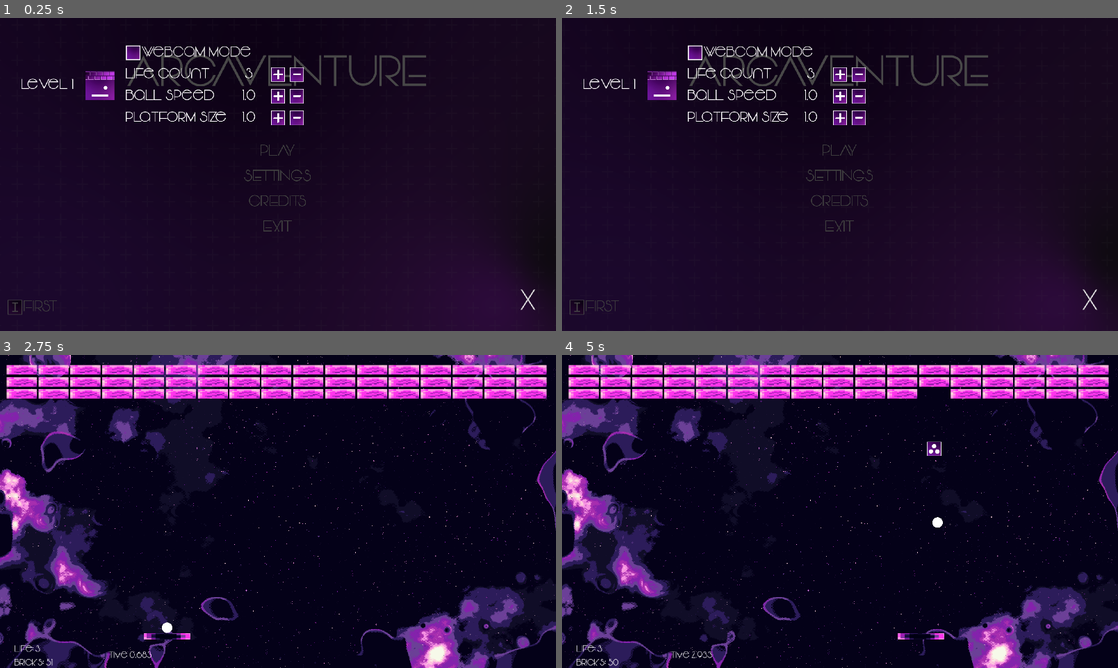
Above: before the commit, frames 1-4 (two rows, left to right).
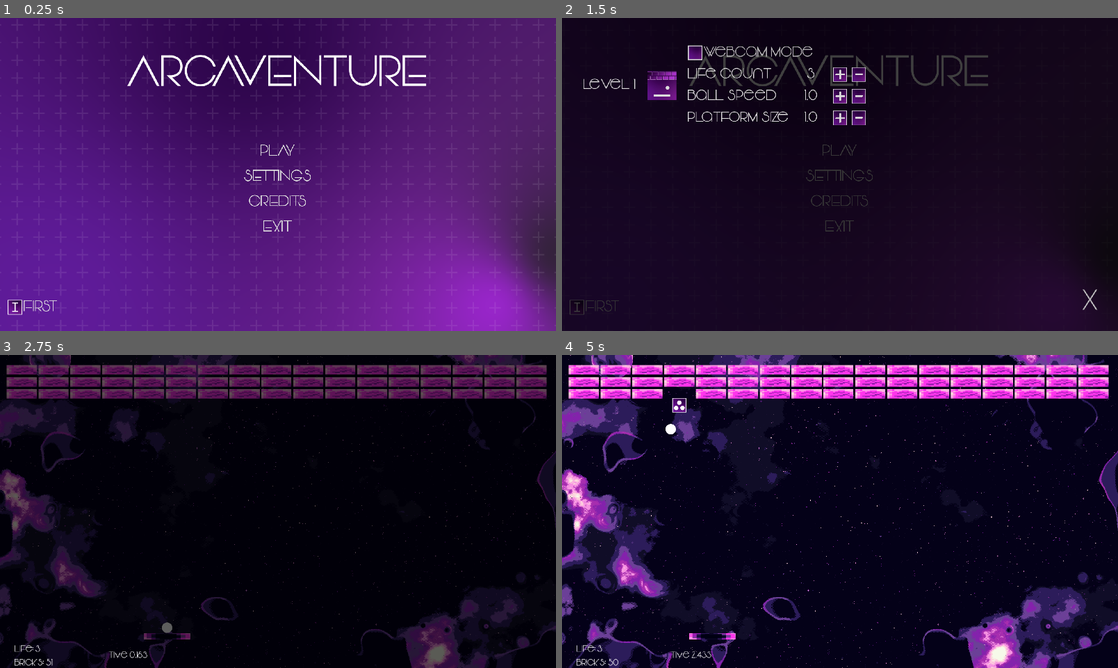
Above: after the commit, the same moments.

Repository: QuirrelForU/Arcaventure
Game: Godot game, scene res://BaseMenu/BaseMenu.tscn
Same seed, same stepped clock (60 frames per second), same inputs: the game is played once before the commit and once after it.
Inputs (mouse positions are in pixels of both pictures, inside the frame that each line leads up to):
- Up to frame 1 (0.25 s): no input
- Up to frame 2 (1.5 s): click "PLAY" at 0.5 s; click "PLAY" at 1.25 s
- Up to frame 3 (2.75 s): click (100, 423) at 2 s
- Up to frame 4 (5 s): move the mouse to (867, 511) at 2.77 s; move the mouse to (812, 511) at 3.52 s; move the mouse to (851, 505) at 4.27 s

The runs differ from the first frame. In frame 1, 100% of the frame differs, in the area x 0-100%, y 0-100%; in frame 2, 0.8%; in frame 3, 31%; in frame 4, 0.9%.
Error in both runs: Invalid get index 'current_resolution_index' (on base: 'Nil'). (res://BaseMenu/SaverLoader.gd:19)

Commit message:
pause menu

Diff:
--- a/game/Arkanoid/LevelFirst/LevelFirst.gd
+++ b/game/Arkanoid/LevelFirst/LevelFirst.gd
@@ -11,16 +11,16 @@
 	player_stats.life_count = 3
 	player_stats.is_died = false
 	get_tree().paused = false
-	get_tree().change_scene("res://Arkanoid/LevelFirst/LevelFirst.tscn")
-
+	#get_tree().change_scene("res://Arkanoid/LevelFirst/LevelFirst.tscn")
+	ChangeScene.change_scene("res://Arkanoid/LevelFirst/LevelFirst.tscn")
 
 
 func _on_RetryButtonLoose_pressed():
 	player_stats.life_count = 3
 	player_stats.is_won = false
 	get_tree().paused = false
-	get_tree().change_scene("res://Arkanoid/LevelFirst/LevelFirst.tscn")
-
+	#get_tree().change_scene("res://Arkanoid/LevelFirst/LevelFirst.tscn")
+	ChangeScene.change_scene("res://Arkanoid/LevelFirst/LevelFirst.tscn")
 
 func load_settings():
 		var game_settings : ArkanoidSettings = load("user://arkanoid_first_level.tres") as ArkanoidSettings
--- a/game/Arkanoid/LevelFirst/LevelFirst.tscn
+++ b/game/Arkanoid/LevelFirst/LevelFirst.tscn
@@ -16,6 +16,7 @@
 [ext_resource path="res://Arkanoid/LevelFirst/Stats.gd" type="Script" id=14]
 [ext_resource path="res://Arkanoid/boosters/pick_up.mp3" type="AudioStream" id=15]
 [ext_resource path="res://Arkanoid/sfx/failed.wav" type="AudioStream" id=16]
+[ext_resource path="res://BaseMenu/menu_theme.tres" type="Theme" id=17]
 
 [sub_resource type="RectangleShape2D" id=4]
 extents = Vector2( 256, 255 )
@@ -455,13 +456,13 @@
 
 [node name="Label" type="Label" parent="HUD/PauseScreen"]
 anchor_left = 0.5
-anchor_top = 0.5
+anchor_top = 0.147
 anchor_right = 0.5
-anchor_bottom = 0.5
-margin_left = -20.0
-margin_top = -7.0
-margin_right = 20.0
-margin_bottom = 7.0
+anchor_bottom = 0.147
+margin_left = -95.5
+margin_right = 95.5
+margin_bottom = 77.0
+theme = ExtResource( 17 )
 text = "PAUSED"
 __meta__ = {
 "_edit_lock_": true
@@ -472,14 +473,23 @@
 anchor_bottom = 1.0
 
 [node name="VBoxContainer" type="VBoxContainer" parent="HUD/PauseScreen/CenterContainer"]
-margin_left = 954.0
-margin_top = 530.0
-margin_right = 966.0
-margin_bottom = 550.0
-
-[node name="Button" type="Button" parent="HUD/PauseScreen/CenterContainer/VBoxContainer"]
-margin_right = 12.0
-margin_bottom = 20.0
+margin_left = 851.0
+margin_top = 461.0
+margin_right = 1069.0
+margin_bottom = 619.0
+
+[node name="ResumeButton" type="Button" parent="HUD/PauseScreen/CenterContainer/VBoxContainer"]
+margin_right = 218.0
+margin_bottom = 77.0
+theme = ExtResource( 17 )
+text = "Resume"
+
+[node name="MenuButton" type="Button" parent="HUD/PauseScreen/CenterContainer/VBoxContainer"]
+margin_top = 81.0
+margin_right = 218.0
+margin_bottom = 158.0
+theme = ExtResource( 17 )
+text = "menu"
 
 [node name="DeathScreen" type="Control" parent="HUD"]
 pause_mode = 2
@@ -595,6 +605,8 @@
 one_shot = true
 
 [connection signal="body_entered" from="DeadZone" to="DeadZone" method="_on_DeadZone_body_entered"]
+[connection signal="pressed" from="HUD/PauseScreen/CenterContainer/VBoxContainer/ResumeButton" to="HUD/PauseScreen" method="_on_ResumeButton_pressed"]
+[connection signal="pressed" from="HUD/PauseScreen/CenterContainer/VBoxContainer/MenuButton" to="HUD/PauseScreen" method="_on_MenuButton_pressed"]
 [connection signal="pressed" from="HUD/DeathScreen/CenterContainer/VBoxContainer/RetryButton" to="." method="_on_RetryButton_pressed"]
 [connection signal="pressed" from="HUD/WinScreen/CenterContainer/VBoxContainer/RetryButtonLoose" to="." method="_on_RetryButtonLoose_pressed"]
 [connection signal="timeout" from="RespawnBallTimer" to="Stats" method="_on_RespawnBallTimer_timeout"]
--- a/game/Arkanoid/LevelFirst/PauseScreen.gd
+++ b/game/Arkanoid/LevelFirst/PauseScreen.gd
@@ -21,3 +21,16 @@
 		Input.set_mouse_mode(Input.MOUSE_MODE_HIDDEN)
 	else:
 		Input.set_mouse_mode(Input.MOUSE_MODE_CAPTURED)
+
+
+
+func _on_ResumeButton_pressed():
+	self.is_paused = false
+
+
+
+func _on_MenuButton_pressed():
+	self.is_paused = false
+	#get_tree().change_scene("res://BaseMenu/BaseMenu.tscn")
+	ChangeScene.change_scene("res://BaseMenu/BaseMenu.tscn")
+	Input.set_mouse_mode(Input.MOUSE_MODE_VISIBLE)
--- a/game/BaseMenu/BaseMenu.tscn
+++ b/game/BaseMenu/BaseMenu.tscn
@@ -124,8 +124,8 @@
 [node name="GridPluses" parent="Background" instance=ExtResource( 5 )]
 margin_left = -166.88
 margin_top = -94.7037
-margin_right = 42730.1
-margin_bottom = 24088.3
+margin_right = 48490.1
+margin_bottom = 27328.3
 
 [node name="AnimationPlayer" type="AnimationPlayer" parent="Background"]
 root_node = NodePath("../..")
@@ -314,6 +314,7 @@
 icon_align = 2
 
 [node name="GameMenus" type="Control" parent="."]
+visible = false
 anchor_right = 1.0
 anchor_bottom = 1.0
 script = ExtResource( 18 )
--- a/game/BaseMenu/GameMenus.gd
+++ b/game/BaseMenu/GameMenus.gd
@@ -1,10 +1,9 @@
 extends Control
 
-var arkanoid_level_first = load("res://Arkanoid/LevelFirst/LevelFirst.tscn")
 
 
 onready var game_setting_saver = $GameSettingsSaver
 
 func _on_ArkanoidLevel1_pressed():
 	game_setting_saver.save_arkanoid_settings()
-	get_tree().change_scene_to(arkanoid_level_first)
+	ChangeScene.change_scene("res://Arkanoid/LevelFirst/LevelFirst.tscn")
Not shown: 1 places in game/Arkanoid/LevelFirst/LevelFirst.tscn that only renumber resources
